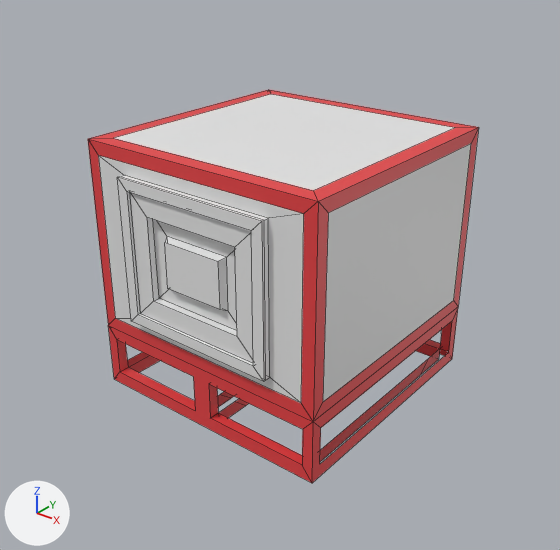
Before and after pictures for a commit that changed the FBX model Import/_MESH/PH_SOURD-CHAMBER_.fbx.
Before and after are seen from a 50 mm lens placed at (0.675, -0.862, 0.703), pointed at (0.004, -0.023, 0.183). Every picture has the same lights, and +X, +Y and +Z are marked at lower left. Mesh edges are drawn as thin lines. Vertices at the same position are counted once.

In view in the first picture: 'BODY', 'DOOR'.
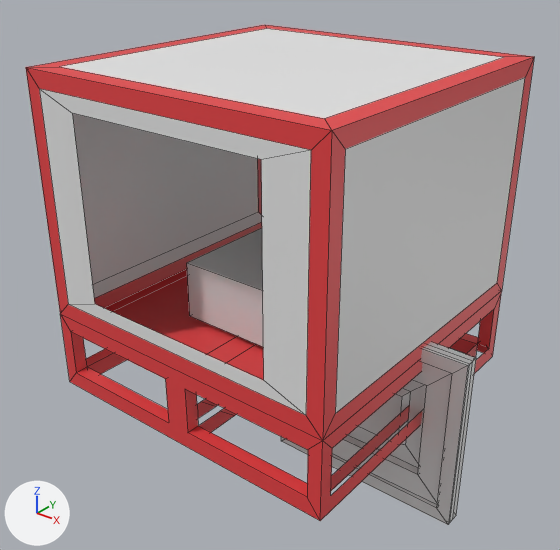
Commit message: PH_SOurD Chamber

Changed parts and their boxes (x1, y1, x2, y2) in the pictures (560 x 550 px):
'BODY', mesh rescaled (30% wider, 26% taller): before (88, 90, 479, 483); after (26, 25, 534, 521)
'DOOR', reshaped, moved: before (117, 175, 270, 382); after (281, 342, 476, 525)
'SUPPORT', unchanged, uncovered by the edit: after (187, 228, 263, 347)

Diff of the bpy script that builds the scene:
```diff
--- a/Import/_MESH/PH_SOURD-CHAMBER_.fbx.py
+++ b/Import/_MESH/PH_SOURD-CHAMBER_.fbx.py
@@ me_cube_008 @@
 me_cube_008.from_pydata(...)  # 110 vertices, 79 faces; spans x -0.2..0.2, y -0.2..0.2, z 0.0..0.4
 # used by ob_body; location = (0.0, 0.0, 0.0)
+# me_cube_008 part 1: the whole mesh is scaled about the mesh origin by 1.25
 me_cube_008.materials.append(mat_m_sourd_chamber_01)
@@ me_cube_011 @@
 # used by ob_door; location = (-0.128, -0.2, 0.138)
-me_cube_011.from_pydata(...)  # 40 vertices, 38 faces; spans x 0.0..0.255, y -0.012..0.008, z 0.0..0.224
+me_cube_011.from_pydata(...)  # 44 vertices, 42 faces; spans x 0.0..0.319, y -0.016..0.01, z -0.14..0.14
+# me_cube_011 part 2: the whole mesh is rebuilt
 me_cube_011.materials.append(mat_m_sourd_chamber_01)
@@ ob_door @@
 ob_door = bpy.data.objects.new('DOOR', me_cube_011)
-ob_door.location = (-0.128, -0.2, 0.138)
+ob_door.location = (0.0, 0.0, 0.0)
```
